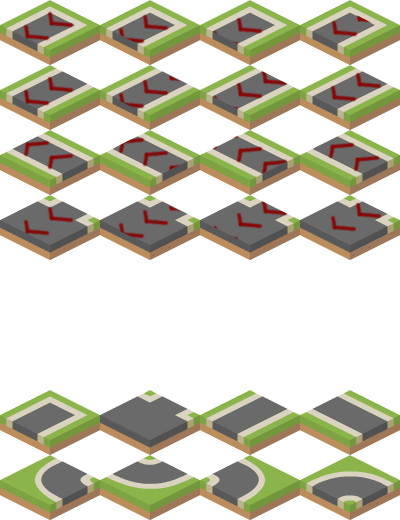
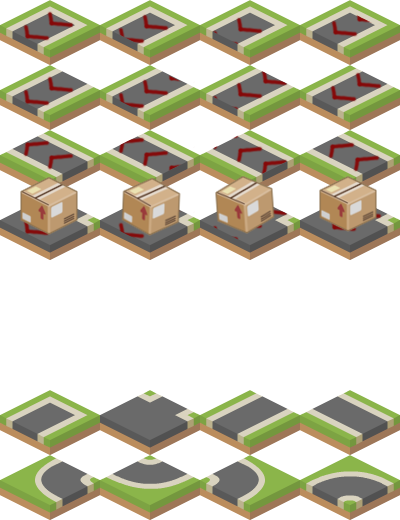
Layer changes from the first 400x520 image to the second:
added layer "boxes" above "Layer" over [20, 175, 377, 236]
